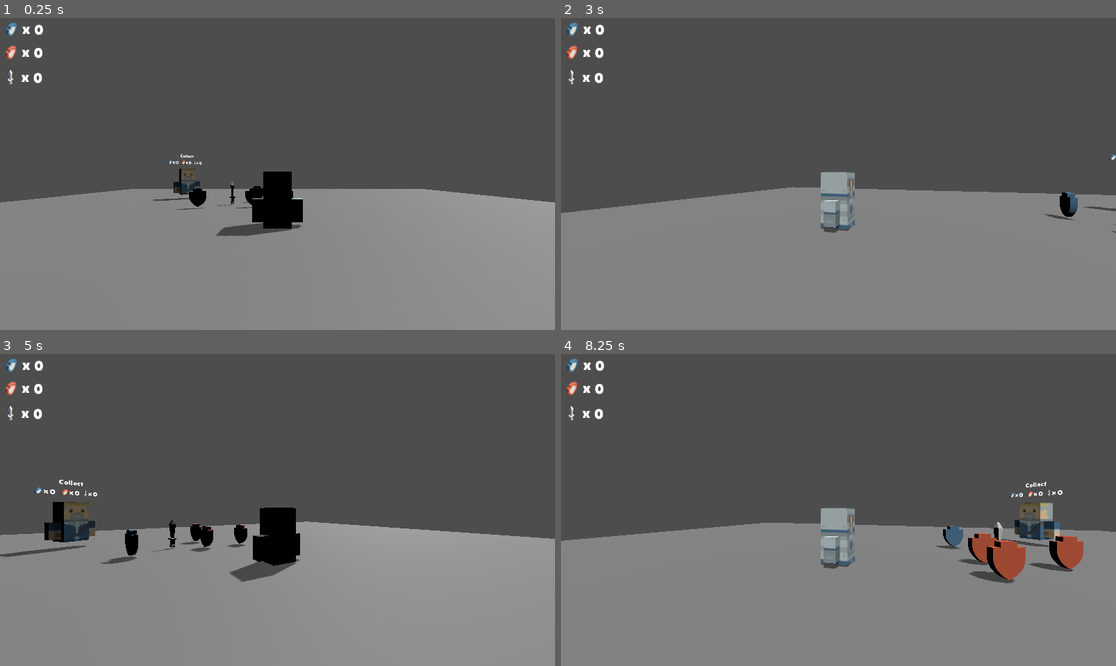
Above: before the commit, frames 1-4 (two rows, left to right).
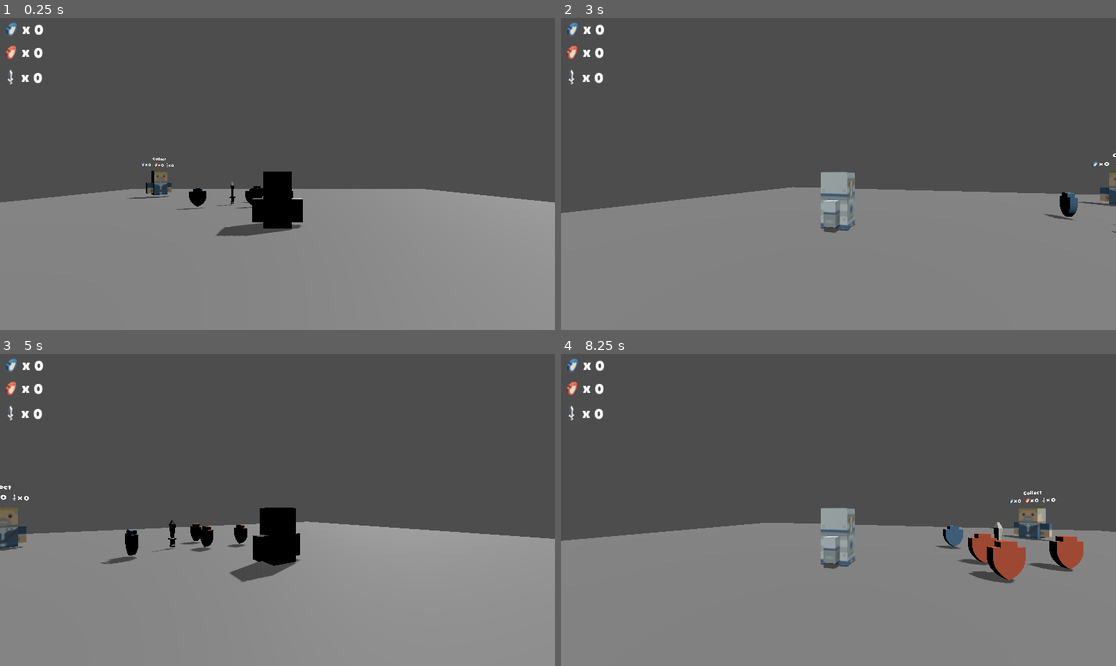
Above: after the commit, the same moments.

Repository: JaeMark/SwordswornCustodian
Game: Godot game, scene res://Maps/Castle.tscn
The game is run twice, just before and just after one commit, with the same random seed, the same clock (stepped at 60 frames per second) and the same inputs.
Inputs:
- Up to frame 1 (0.25 s): no input
- Up to frame 2 (3 s): hold D (right) 0.53-1.28 s; tap Space (jump) at 0.77, 1.52 s; hold S (back) 1.28-2.03 s; hold D (right) 2.03-2.78 s; hold W (forward) from 2.78 s (still down)
- Up to frame 3 (5 s): tap Space (jump) at 3.02, 3.77, 4.52 s; release W (forward) at 3.53 s; hold A (left) from 3.53 s (still down)
- Up to frame 4 (8.25 s): release A (left) at 5.03 s; hold S (back) 5.03-5.78 s; hold D (right) 5.78-6.53 s; tap Space (jump) at 6.02, 6.77, 7.52 s; hold W (forward) 6.53-7.28 s; hold D (right) 7.28-8.03 s; hold S (back) from 8.03 s (still down)

The runs differ from the first frame. In frame 1, 0.5% of the frame differs, in the area x 22-37%, y 43-59%; in frame 2, 0.3%; in frame 3, 1.4%, in the area x 0-18%, y 40-66%; in frame 4, 0.8%.

Commit message:
Changed king from 3d character to 3d rigid body

Diff:
--- a/Maps/Castle.tscn
+++ b/Maps/Castle.tscn
@@ -51,7 +51,7 @@
 [node name="RedShield3" parent="." instance=ExtResource("4_d36h0")]
 transform = Transform3D(1, 0, 0, 0, 1, 0, 0, 0, 1, -3.74749, 2.19574, -17.4566)
 
-[node name="King" parent="." instance=ExtResource("6_q4acm")]
-transform = Transform3D(-0.817798, 0, -0.575505, 0, 1, 0, 0.575505, 0, -0.817798, -18.8599, 1.46631, -22.3585)
+[node name="King" parent="." instance=ExtResource("6_mk4aw")]
+transform = Transform3D(-0.734512, 0, -0.678596, 0, 1, 0, 0.678596, 0, -0.734512, -26.3487, 1.38465, -25.337)
 
 [connection signal="collectable_collected" from="Player" to="Hud" method="_on_player_collectable_collected"]
--- a/NPCs/King.tscn
+++ b/NPCs/King.tscn
@@ -2,10 +2,6 @@
 
 [ext_resource type="ArrayMesh" uid="uid://dc4k7v5onivmm" path="res://Assets/Models/king.obj" id="1_fi1i6"]
 [ext_resource type="PackedScene" uid="uid://dp3r4qrafhli6" path="res://HUD/KingRequest.tscn" id="2_3yhad"]
-
-[sub_resource type="CapsuleShape3D" id="CapsuleShape3D_r5v3j"]
-radius = 2.0
-height = 6.5
 
 [sub_resource type="BoxShape3D" id="BoxShape3D_k5ekd"]
 size = Vector3(10, 5.17716, 10)
@@ -13,13 +9,13 @@
 [sub_resource type="ViewportTexture" id="ViewportTexture_i1177"]
 viewport_path = NodePath("SubViewport")
 
-[node name="King" type="CharacterBody3D"]
+[sub_resource type="CapsuleShape3D" id="CapsuleShape3D_yuufh"]
+radius = 2.5
+height = 6.0
 
-[node name="CollisionShape3D" type="CollisionShape3D" parent="."]
-transform = Transform3D(1, 0, 0, 0, 1, 0, 0, 0, 1, 0, 3.10866, 0)
-shape = SubResource("CapsuleShape3D_r5v3j")
+[node name="King" type="RigidBody3D"]
 
-[node name="King" type="MeshInstance3D" parent="."]
+[node name="KingMesh" type="MeshInstance3D" parent="."]
 mesh = ExtResource("1_fi1i6")
 
 [node name="Area3D" type="Area3D" parent="."]
@@ -36,3 +32,7 @@
 transparent_bg = true
 
 [node name="KingRequestUI" parent="SubViewport" instance=ExtResource("2_3yhad")]
+
+[node name="CollisionShape3D" type="CollisionShape3D" parent="."]
+transform = Transform3D(1, 0, 0, 0, 1, 0, 0, 0, 1, 0, 2.7, 0)
+shape = SubResource("CapsuleShape3D_yuufh")
Not shown: 1 places in Maps/Castle.tscn that only renumber resources
